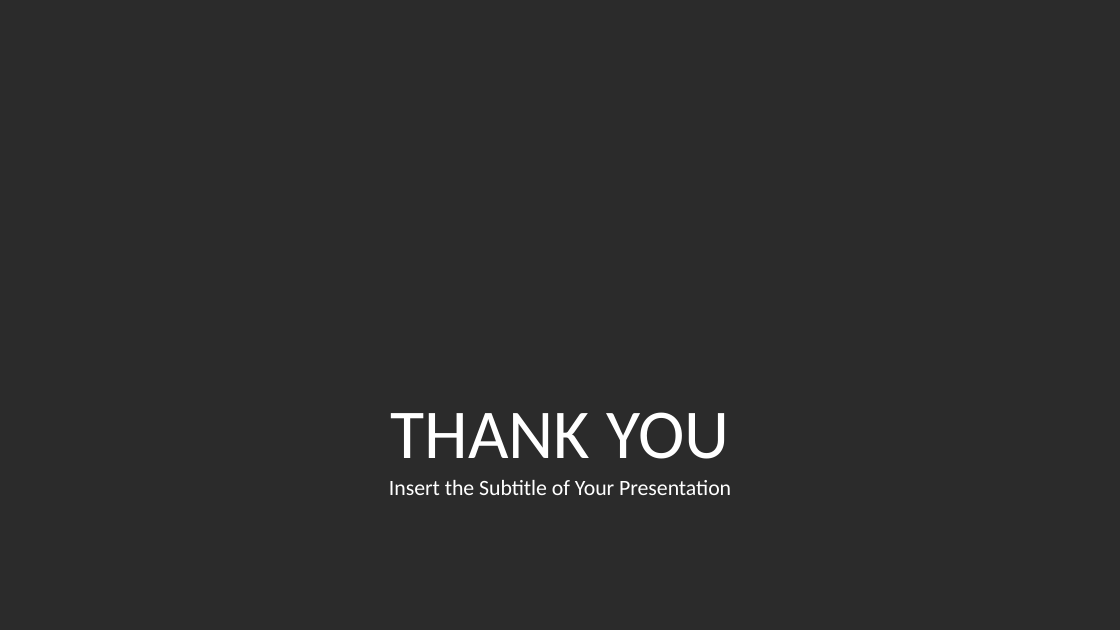
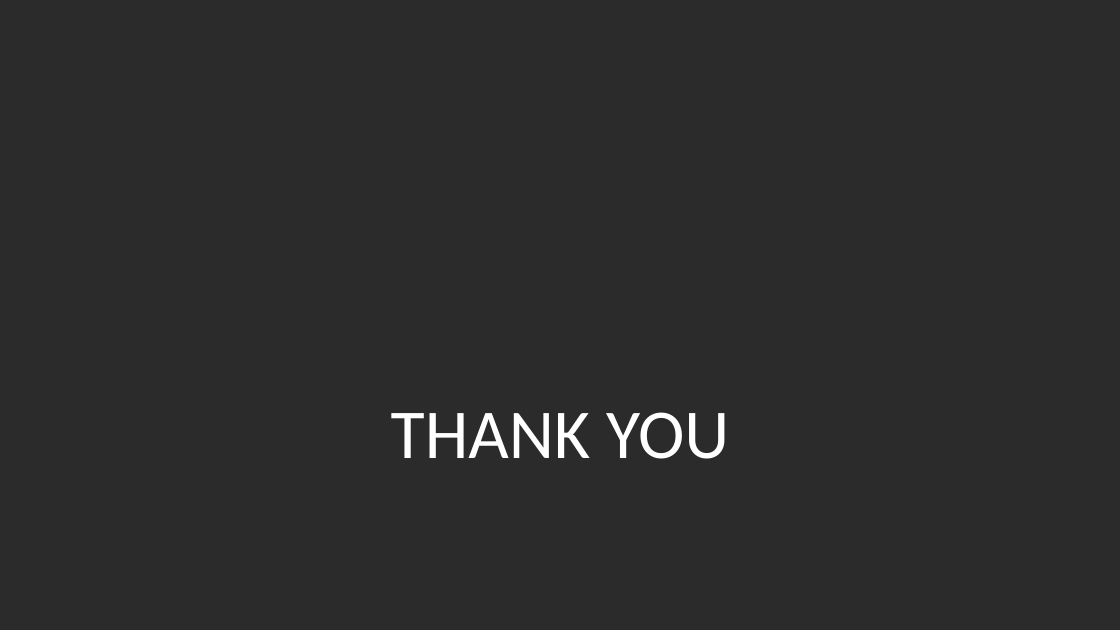
Before and after one commit to ds-dti/DS01_01_Social-Media-Suicide-Indication-Detection, a slide deck: slide 15 of PPT v2.pptx (slide 36 before the commit). Drawn at 1120x630 pixels with LibreOffice and Linux fonts; fonts in the diff are those of the drawing; background and template pictures are left out; a plain dark background stands for a picture behind light text. Boxes give left, top, right and bottom in pixels: in the first picture for what was removed or moved away, otherwise in the second. Text is boxed around its words. In the diff, an @@ line names an element or a change of style, - is before the commit and + after.

```diff
--- a/PPT v2.pptx
+++ b/PPT v2.pptx
@@ text removed at bbox=[389, 480, 731, 495] @@
-Insert the Subtitle of Your Presentation
```
Also in this commit, not shown: 7 other slides changed, 5 slides added, 31 slides removed.
